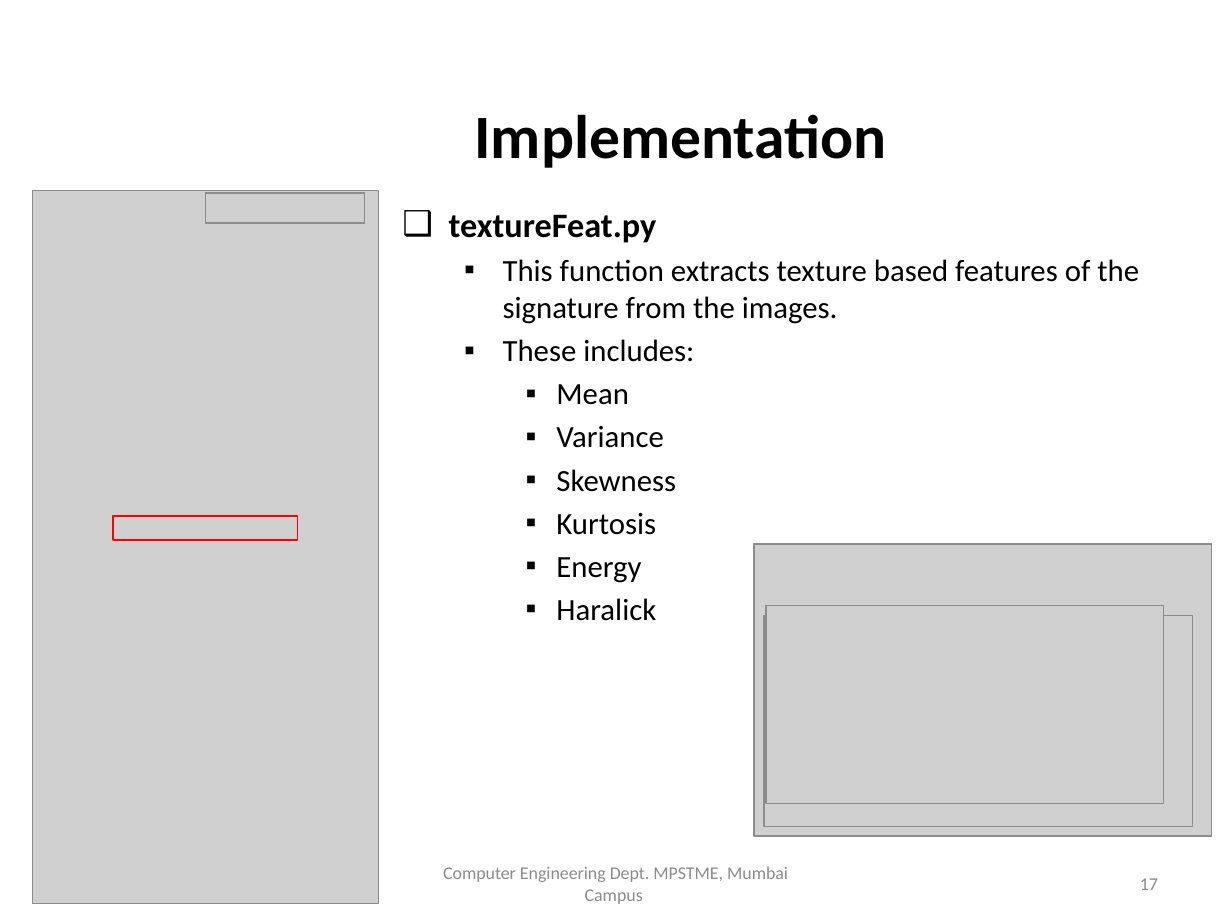
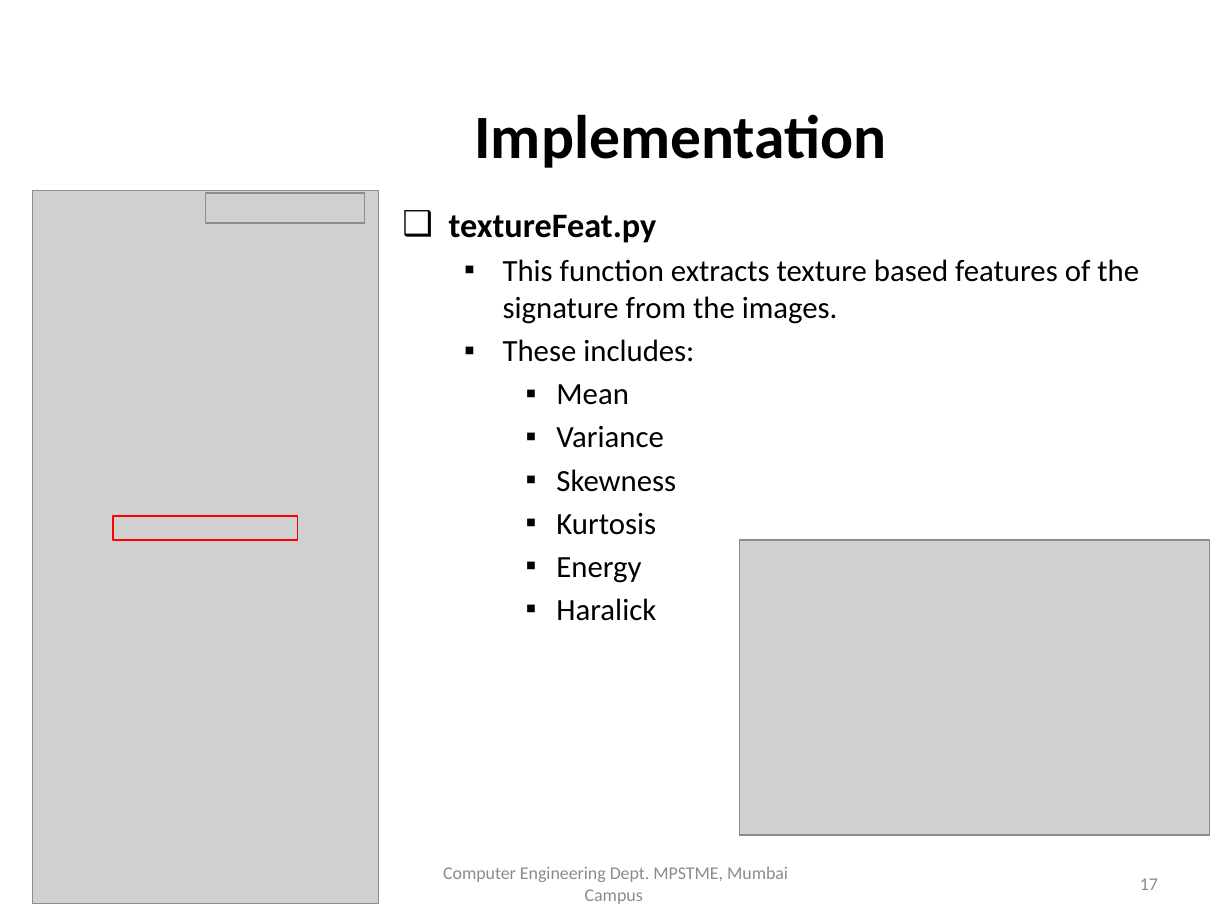
Before and after one commit to TeeeJaey/SignatureVerifier, a slide deck: slide 17 of PPT/B002_ProjectPPT.pptx. Drawn at 1232x924 pixels with LibreOffice and Linux fonts; fonts in the diff are those of the drawing; grey boxes stand for pictures; background and template pictures are left out. Boxes give left, top, right and bottom in pixels: in the first picture for what was removed or moved away, otherwise in the second. Text is boxed around its words. In the diff, an @@ line names an element or a change of style, - is before the commit and + after.

Commit message:
PPT

```diff
--- a/PPT/B002_ProjectPPT.pptx
+++ b/PPT/B002_ProjectPPT.pptx
@@ picture: place and size @@
-picture at bbox=[754, 545, 1211, 837]
+picture at bbox=[739, 540, 1210, 834]
@@ picture removed at bbox=[764, 615, 1193, 825] @@
@@ picture removed at bbox=[766, 606, 1164, 803] @@
```
Also in this commit, not shown: 25 other slides changed, 6 other files.
